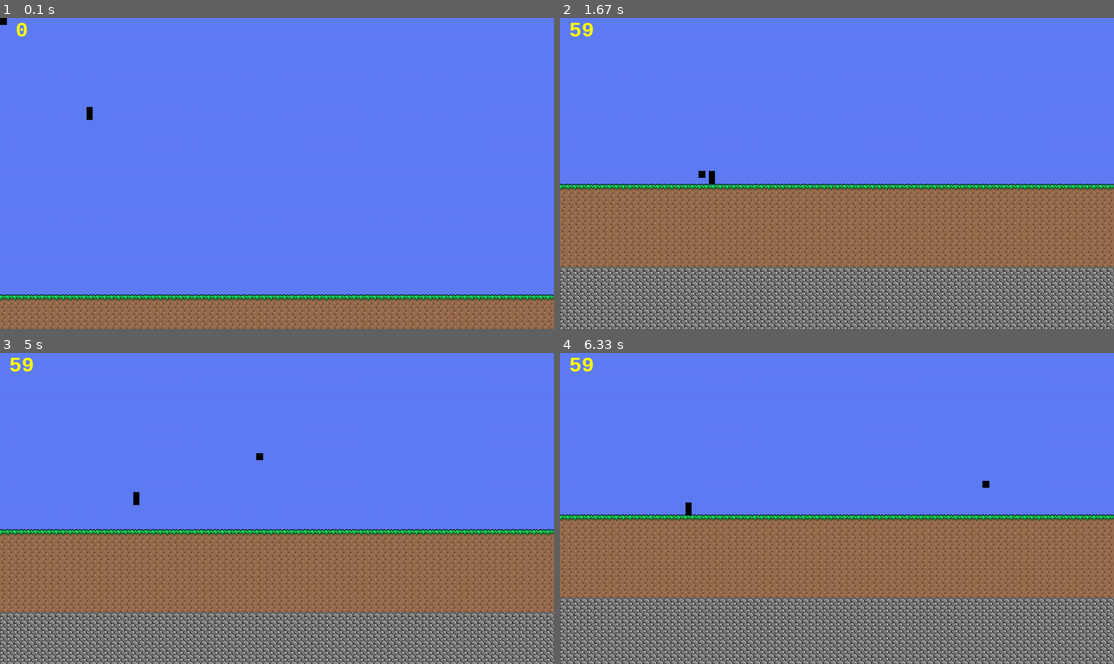
Above: before the commit, frames 1-4 (two rows, left to right).
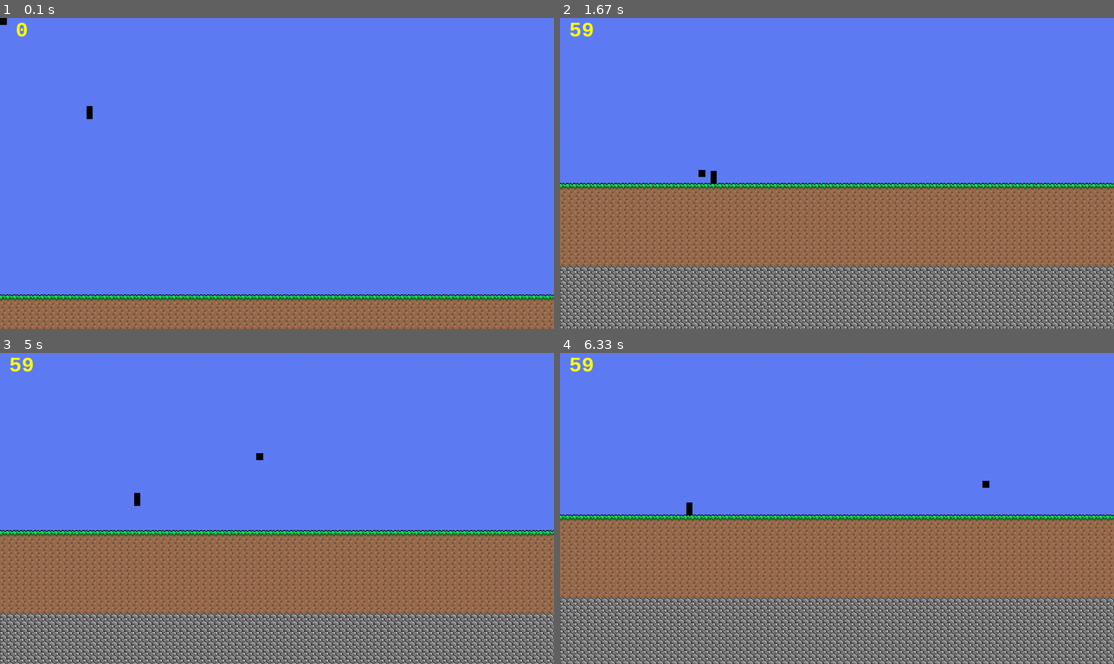
Above: after the commit, the same moments.

Repository: Nicholas-Merillat/tilemap-pygame
Game: pygame game, started from main.py
Same seed, same stepped clock (60 frames per second), same inputs: the game is played once before the commit and once after it.
Inputs (mouse positions are in pixels of both pictures, inside the frame that each line leads up to):
- Up to frame 1 (0.1 s): no input
- Up to frame 2 (1.67 s): hold D 0.33-0.8 s; move the mouse to (814, 185) at 0.37 s; hold W 0.83-1.13 s; move the mouse to (1014, 164) at 0.87 s; hold D 1.17-1.63 s; move the mouse to (704, 176) at 1.2 s
- Up to frame 3 (5 s): hold A 1.67-2.2 s; move the mouse to (105, 461) at 1.7 s; hold A 2.23-2.63 s; move the mouse to (360, 399) at 2.27 s; hold W 2.67-3.03 s; move the mouse to (343, 536) at 2.7 s; hold D 3.07-3.7 s; move the mouse to (288, 402) at 3.1 s; hold A 3.73-4.2 s; move the mouse to (77, 499) at 3.77 s; hold D 4.23-4.7 s; move the mouse to (282, 539) at 4.27 s; hold W from 4.73 s (still down); move the mouse to (260, 455) at 4.77 s
- Up to frame 4 (6.33 s): release W at 5.03 s; hold D 5.07-5.53 s; move the mouse to (981, 558) at 5.1 s; hold A 5.57-6.1 s; move the mouse to (748, 405) at 5.6 s; hold A from 6.13 s (still down); move the mouse to (981, 480) at 6.17 s

The runs differ from the first frame. In frame 1, less than 0.1% of the frame differs, in the area x 15-17%, y 28-33%; in frame 2, 16%, in the area x 0-100%, y 48-100%; in frame 3, 14%; in frame 4, less than 0.1%.

Commit message:
delta time logic fix

Diff:
--- a/main.py
+++ b/main.py
@@ -19,6 +19,8 @@
         self.tilemap = TileMap()
         self.camera = Camera(0, 0, True)
         self.player = Player(100, 100, 7, 15, self.tilemap)
+
+        self.delta = (self.clock.tick(MAX_FPS) / 1000) * PHYSICS_FPS
 
     def render(self):
         # Draw any pixel art on viewport to keep pixels
@@ -46,10 +48,7 @@
 
     def run(self):
         while True:
-            if MAX_FPS > 0: self.delta = (self.clock.tick(MAX_FPS) / 1000) * PHYSICS_FPS
-            else: self.delta = (self.clock.tick() / 1000) * PHYSICS_FPS
-            if self.delta > PHYSICS_FPS / MIN_FPS: self.delta = PHYSICS_FPS / MIN_FPS
-
+            self.delta = (self.clock.tick(MAX_FPS) / 1000) * PHYSICS_FPS
             for event in pygame.event.get():
                 if event.type == pygame.QUIT:
                     pygame.quit()
--- a/settings.py
+++ b/settings.py
@@ -8,7 +8,6 @@
 VIEWPORT_RESOLUTION = (640, 360)
 SCREEN_SCALE_FACTOR = SCREEN_RESOLUTION[0] / VIEWPORT_RESOLUTION[0]
 PHYSICS_FPS = 60
-MIN_FPS = 60
 
 # Tilemap settings
 TILE_SIZE = 8
